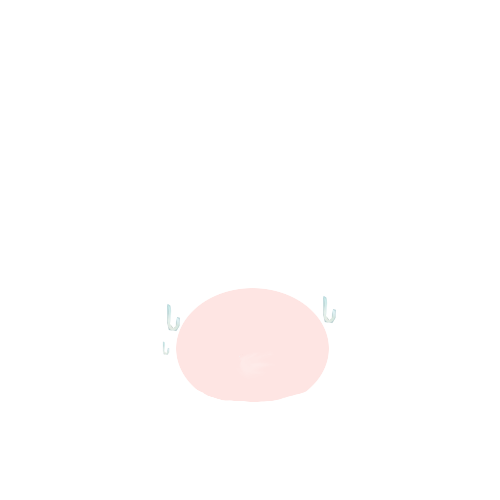
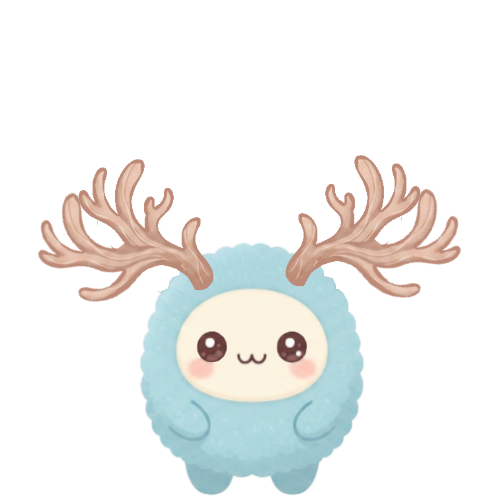
Revision of a layered 500x500 image; what changed, layer by layer:
showed "pupils_left" over left=285, top=337, right=295, bottom=348
showed "pupils_right" over left=205, top=337, right=215, bottom=348
showed "eye_right" over left=196, top=330, right=228, bottom=363
showed "eye_left" over left=276, top=330, right=308, bottom=364
showed "happy_mouth" over left=235, top=351, right=268, bottom=367
hid "drunk" over left=162, top=288, right=336, bottom=402
showed "horns_20lvl" over left=37, top=155, right=462, bottom=303
showed "main_body" over left=139, top=240, right=366, bottom=496
